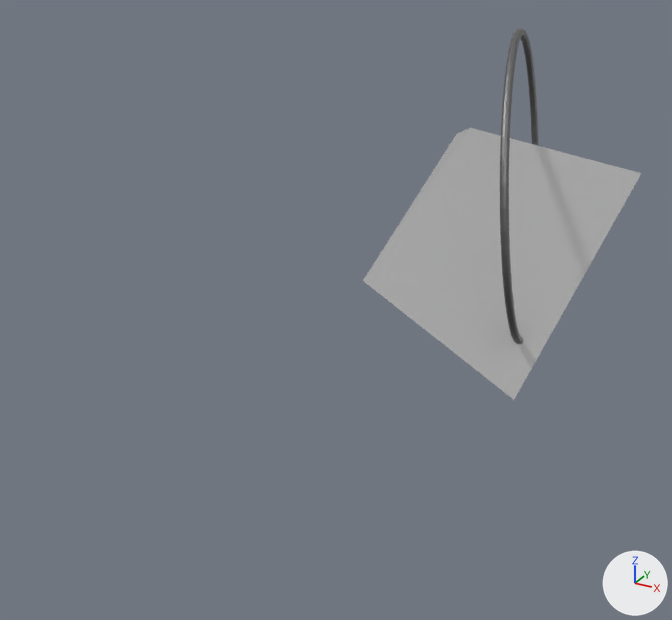
Two versions of the Blender file blender_projects/wheels2-withplane.blend, one commit apart.
Camera for both pictures: a 50 mm camera at (2.8, -3.5, 3.09) aimed at (0.31, 1.02, 0.83). The lights are fixed; the arrows at lower right show +X, +Y and +Z.

Objects in the first picture: 'MyObject', 'Torus.001'.
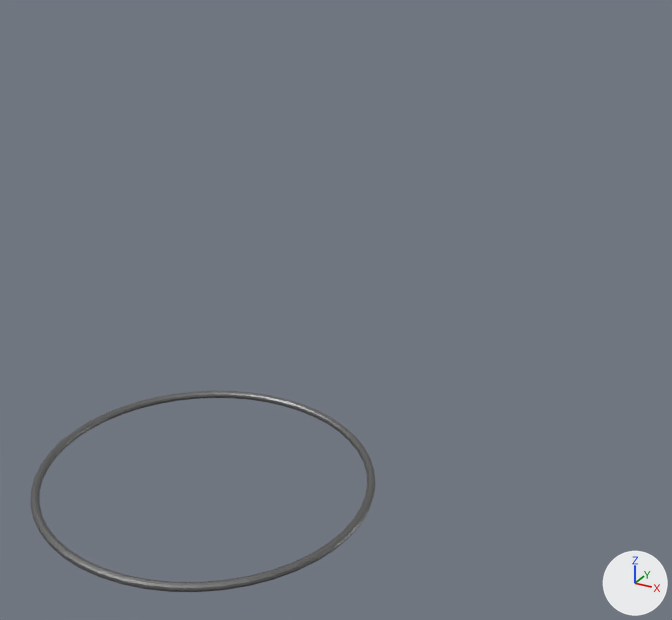
Changed parts and their boxes [x1, y1, x2, y2] in the pictures (672 x 620 px):
'MyObject', deleted
    before: [363, 128, 641, 400]
'Torus.001', reshaped, moved, turned
    before: [500, 28, 539, 344]
    after: [30, 391, 376, 592]

What the commit changed:
me_torus_001 has 576 vertices, 576 faces and spans x -0.99..0.99, y -1.0..1.0, z -0.12..0.12.
me_torus_001 is used by ob_torus_001; location (1.044, 2.183, 1.387); rotation (-1.644, 0.327, 1.866), in degrees (-94, 19, 107).
me_torus_001 part 1: the whole mesh is multiplied about its middle by the matrix ((0.788, -0.584, 0.195), (-0.049, 0.257, 0.965), (-0.614, -0.77, 0.174)).
Object 'Torus.001' (ob_torus_001) moves from (1.044, 2.183, 1.387) to (-0.12, 0.221, -0.023).
Object 'Torus.001' (ob_torus_001) turns from (-94, 19, 107) to (-95, 15, 115) degrees about x, y and z.
Object 'MyObject' (ob_myobject) is deleted.
